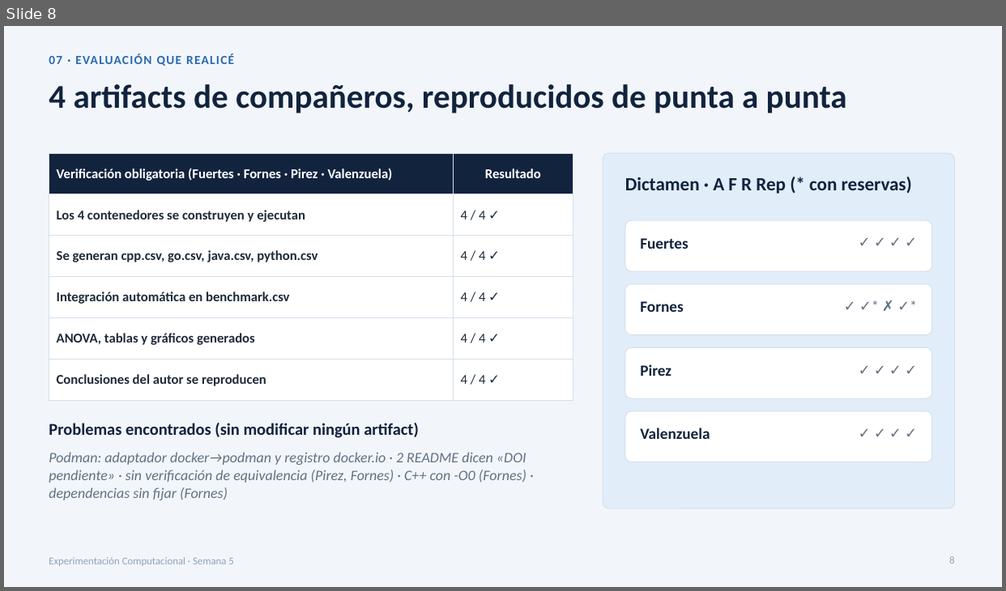
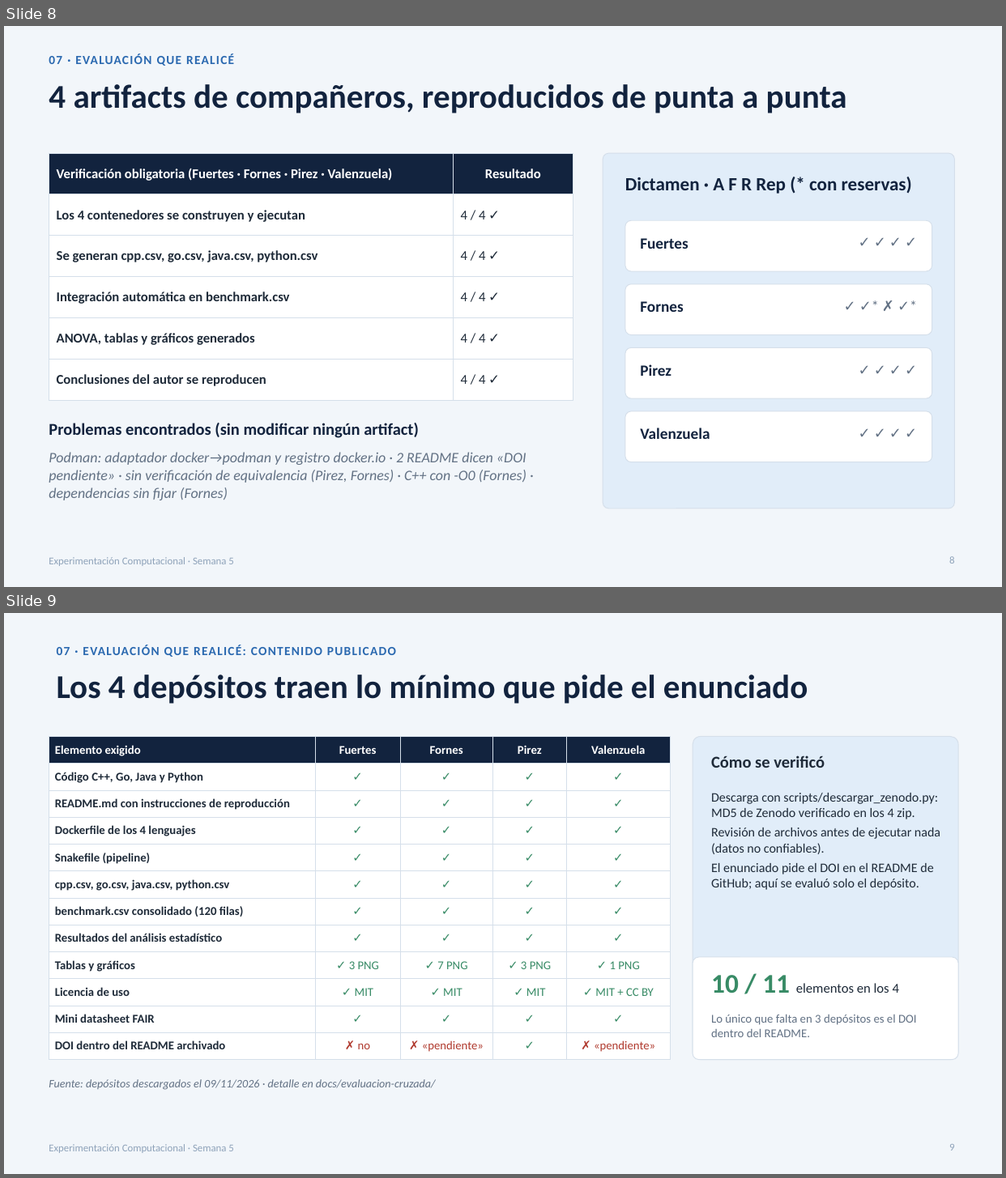
Before and after one commit to Pmiqueles-usach/Modulo2-Inv-experimental, a slide deck: docs/presentaciones/Presentacion_Semana_5_Publicacion_y_Evaluacion_Cruzada.pptx. Shown one above the other, each under a label of ours: slide 8 before the commit, slides 8 and 9 after it. The pictures are 1006x591 and 1006x1178 pixels, drawn with LibreOffice and Linux fonts; fonts in the diff are those of the drawing. Boxes give left, top, right and bottom in pixels: in the first picture for what was removed or moved away, otherwise in the second. Text is boxed around its words. In the diff, an @@ line names an element or a change of style, - is before the commit and + after.

Commit message:
docs(semana-5): detalle por compañero en la presentación de evaluación cruzada
- Lámina de contenido mínimo publicado (enunciado) para los 4 depósitos.
- Dos láminas por compañero: reproducción (pasos, dificultades, dictamen)
  y resultados publicado vs reproducido, con notas del orador.
- Evaluación de Fuertes: el README archivado no incluye el DOI.

```diff
--- a/docs/presentaciones/Presentacion_Semana_5_Publicacion_y_Evaluacion_Cruzada.pptx
+++ b/docs/presentaciones/Presentacion_Semana_5_Publicacion_y_Evaluacion_Cruzada.pptx
@@ slide 9 added at (4, 613, 1002, 1174), background #F2F6FA; not listed: 1 template element that a slide beside it also shows @@
@@ text added at (57, 645, 396, 657), 12 pt, text #2B69B0, bold @@
+07 · EVALUACIÓN QUE REALICÉ: CONTENIDO PUBLICADO
@@ title added at (57, 675, 808, 704), 32 pt, text #12233E, bold @@
+Los 4 depósitos traen lo mínimo que pide el enunciado
@@ table added at (49, 736, 671, 1060), 12 rows, 5 columns @@
+Elemento exigido | Fuertes | Fornes | Pirez | Valenzuela
+Código C++, Go, Java y Python | ✓ | ✓ | ✓ | ✓
+README.md con instrucciones de reproducción | ✓ | ✓ | ✓ | ✓
+Dockerfile de los 4 lenguajes | ✓ | ✓ | ✓ | ✓
+Snakefile (pipeline) | ✓ | ✓ | ✓ | ✓
+cpp.csv, go.csv, java.csv, python.csv | ✓ | ✓ | ✓ | ✓
+benchmark.csv consolidado (120 filas) | ✓ | ✓ | ✓ | ✓
+Resultados del análisis estadístico | ✓ | ✓ | ✓ | ✓
+Tablas y gráficos | ✓ 3 PNG | ✓ 7 PNG | ✓ 3 PNG | ✓ 1 PNG
+Licencia de uso | ✓ MIT | ✓ MIT | ✓ MIT | ✓ MIT + CC BY
+Mini datasheet FAIR | ✓ | ✓ | ✓ | ✓
+DOI dentro del README archivado | ✗ no | ✗ «pendiente» | ✓ | ✗ «pendiente»
@@ rounded rectangle added at (692, 736, 958, 1060), fill #E1EDF9, outline #D5DFEA 0.75 pt @@
@@ text added at (711, 756, 825, 768), 16 pt, text #1F2B39, bold @@
+Cómo se verificó
@@ text added at (711, 793, 940, 890), 12.5 pt, text #1F2B39 @@
+Descarga con scripts/descargar_zenodo.py: MD5 de Zenodo verificado en los 4 zip.
+Revisión de archivos antes de ejecutar nada (datos no confiables).
+El enunciado pide el DOI en el README de GitHub; aquí se evaluó solo el depósito.
@@ rounded rectangle added at (692, 957, 958, 1060), fill #FFFFFF, outline #D5DFEA 0.75 pt @@
@@ text added at (711, 975, 899, 993), 13 pt, text #1F2B39 @@
+10 / 11 elementos en los 4
@@ text added at (711, 1015, 917, 1037), 11.5 pt, text #627184 @@
+Lo único que falta en 3 depósitos es el DOI dentro del README.
@@ text added at (49, 1080, 436, 1090), 11 pt, text #627184, italic @@
+Fuente: depósitos descargados el 09/11/2026 · detalle en docs/evaluacion-cruzada/
@@ page number added at (949, 1144, 954, 1151), 10 pt, text #8FA3BA @@
+9
```
Also in this commit, not shown: 1 slide changed, 8 other slides added, 2 other files.
